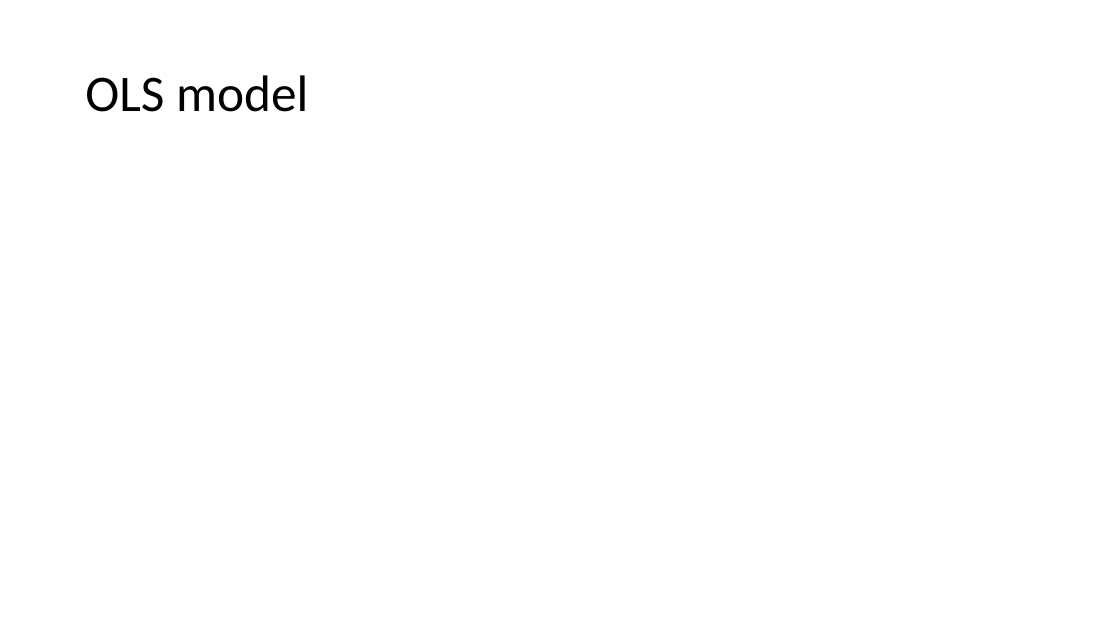
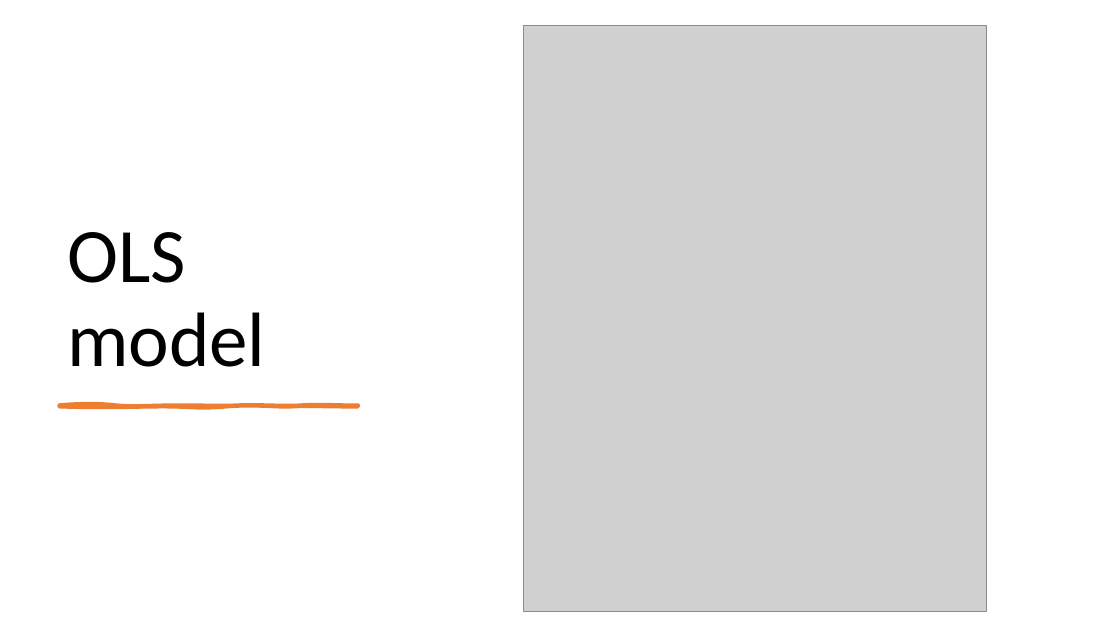
Before and after one commit to Jainlo/cali-housing-prices, a slide deck: slide 7 of California Housing Prices.pptx. Drawn at 1120x630 pixels with LibreOffice and Linux fonts; fonts in the diff are those of the drawing; grey boxes stand for pictures. Boxes give left, top, right and bottom in pixels: in the first picture for what was removed or moved away, otherwise in the second. Text is boxed around its words. In the diff, an @@ line names an element or a change of style, - is before the commit and + after.

```diff
--- a/California Housing Prices.pptx
+++ b/California Housing Prices.pptx
@@ picture added at <box>524,26,987,612</box> @@
@@ title "OLS model": place and size @@
-title "OLS model" at <box>85,75,308,112</box>
+title "OLS model" at <box>67,232,265,367</box>
@@ title "OLS model" at <box>67,232,265,367</box>: size 44 to 66 pt; vertical alignment middle to bottom @@
@@ freeform shape added at <box>59,405,358,407</box>, fill #ED7D31, outline #ED7D31 3 pt @@
```
Also in this commit, not shown: 3 other slides changed, 5 slides added, 6 other files.
